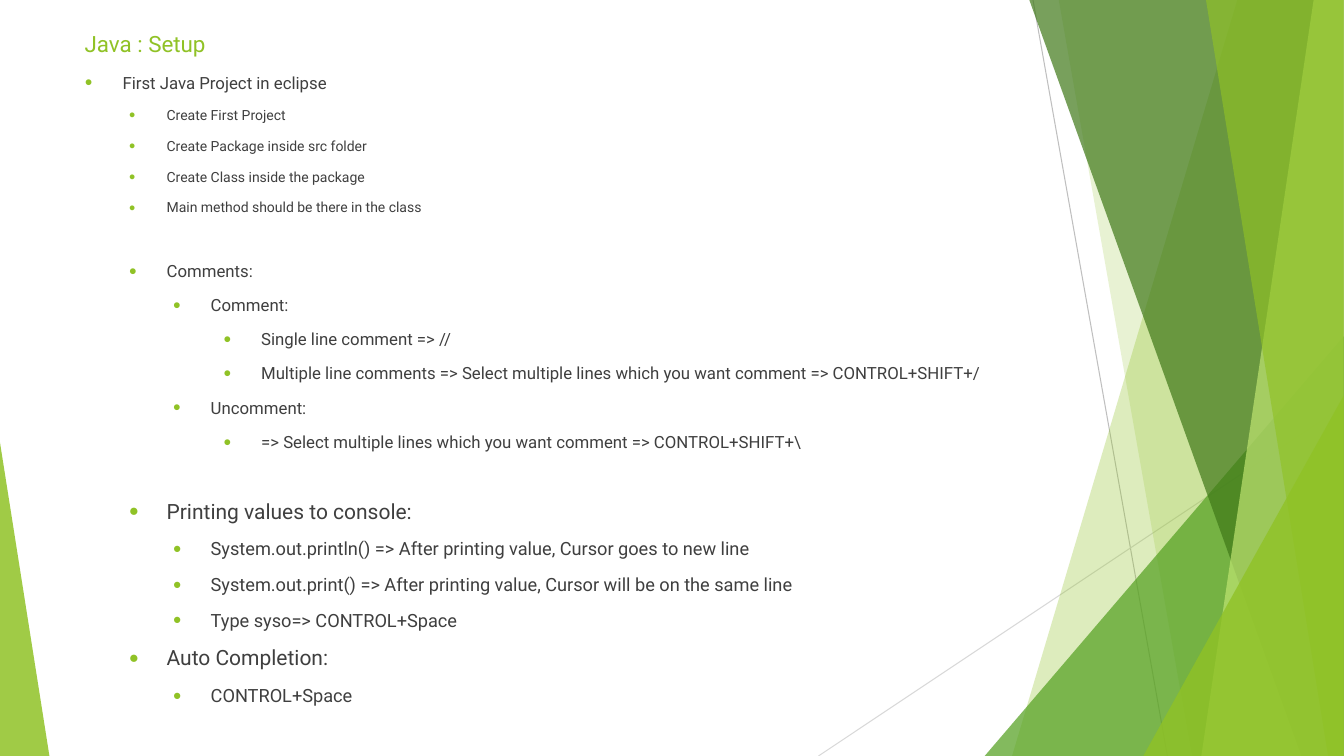
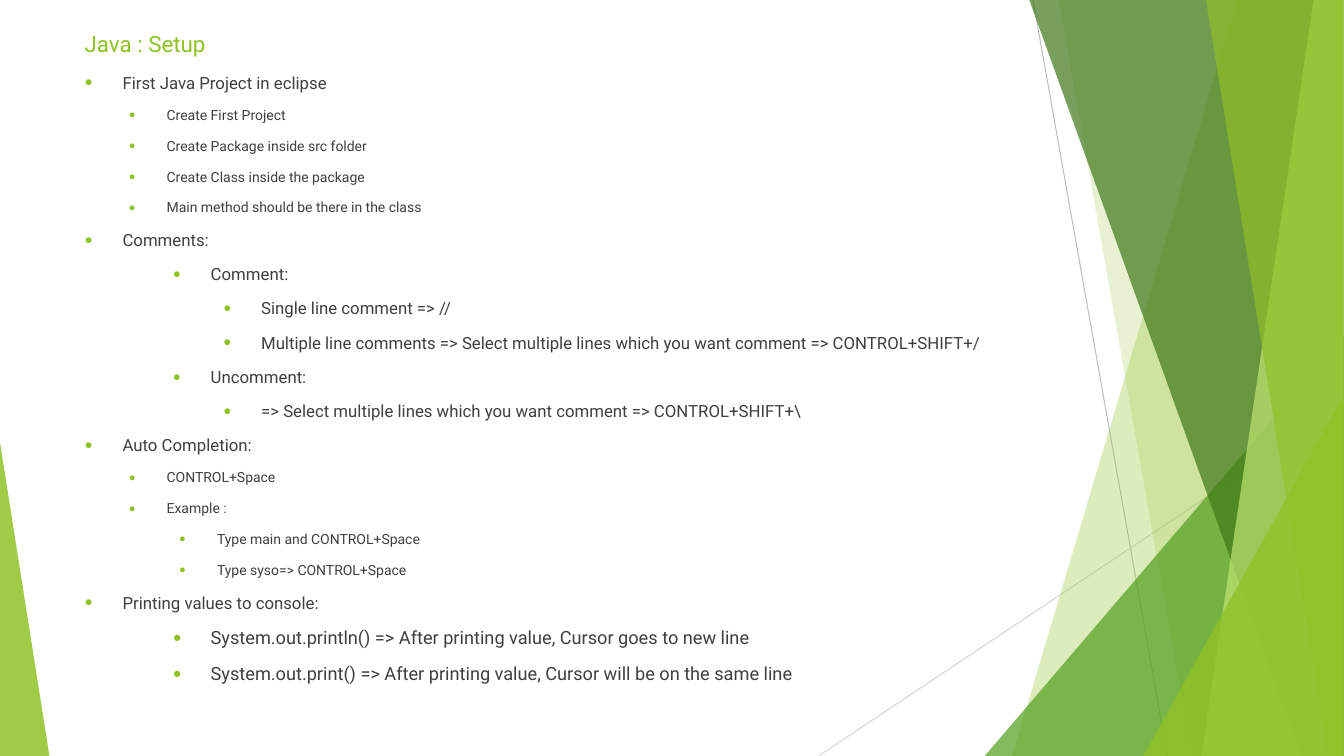
Before and after one commit to sidissir/mk-java-training, a slide deck: slide 4 of AutomationPPT.pptx. Drawn at 1344x756 pixels with LibreOffice and Linux fonts; fonts in the diff are those of the drawing. Boxes give left, top, right and bottom in pixels: in the first picture for what was removed or moved away, otherwise in the second. Text is boxed around its words. In the diff, an @@ line names an element or a change of style, - is before the commit and + after.

```diff
--- a/AutomationPPT.pptx
+++ b/AutomationPPT.pptx
@@ text at [123,234,319,613]: size 15 to 12 pt in "Printing values to console:"; indent changed @@
@@ text at [123,438,420,578]: paragraphs added @@
+  ● Auto Completion:
+    ● CONTROL+Space
+    ● Example :
+      ● Type main and CONTROL+Space
+      ● Type syso=> CONTROL+Space
@@ text at [167,614,457,706]: paragraphs removed @@
-    ● Type syso=> CONTROL+Space
-  ● Auto Completion:
-    ● CONTROL+Space
```
Also in this commit, not shown: 3 other slides changed, 1 slide removed.
